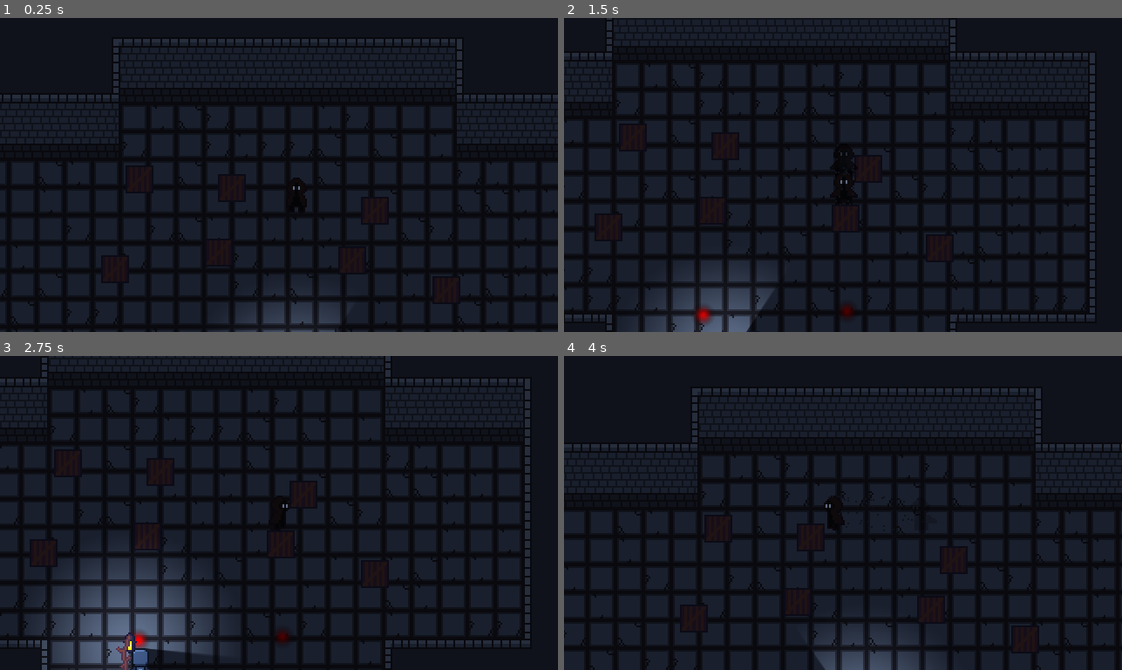
Above: before the commit, frames 1-4 (two rows, left to right).
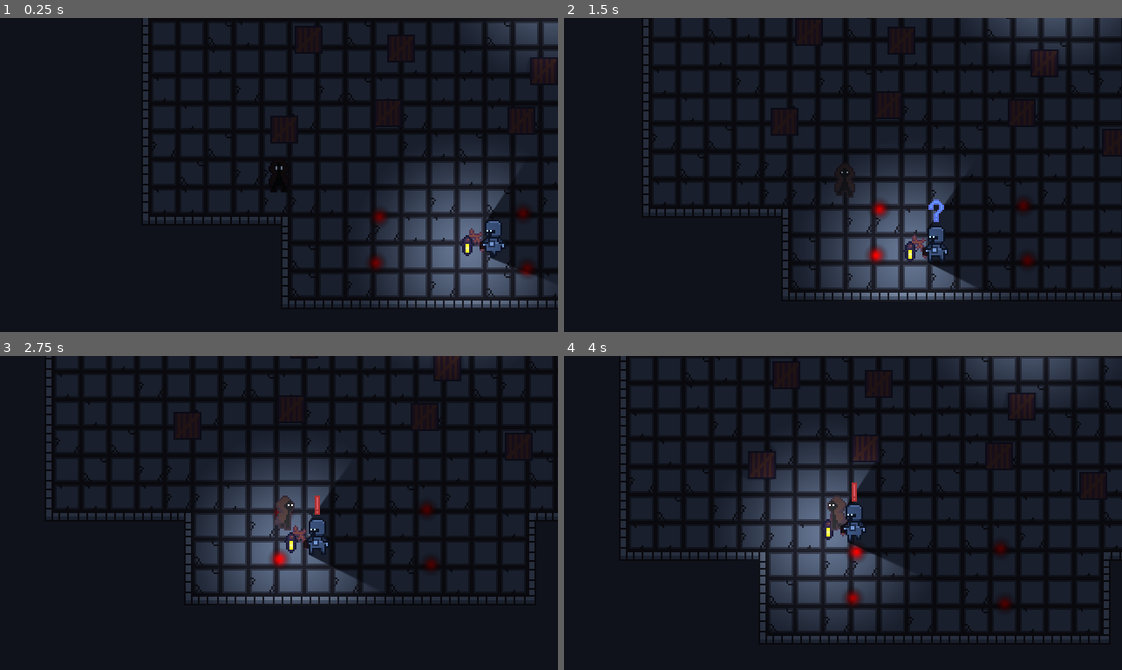
Above: after the commit, the same moments.

Repository: Pokehunter88/Snuffwick
Game: Godot game, scene res://Scenes/test_scene.tscn
Same seed, same stepped clock (60 frames per second), same inputs: the game is played once before the commit and once after it.
Inputs:
- Up to frame 1 (0.25 s): no input
- Up to frame 2 (1.5 s): hold D (move_right) 0.53-1.28 s; tap E (interact) at 0.6 s; hold S (move_down) from 1.28 s (still down); tap Shift (dash) at 1.35 s
- Up to frame 3 (2.75 s): tap E (interact) at 1.55, 2.1 s; release S (move_down) at 2.03 s; hold D (move_right) from 2.03 s (still down)
- Up to frame 4 (4 s): release D (move_right) at 2.78 s; hold W (move_up) 2.78-3.53 s; tap E (interact) at 2.85, 3.8 s; hold A (move_left) from 3.53 s (still down); tap Shift (dash) at 3.6 s

The runs differ from the first frame. In frame 1, 16% of the frame differs, in the area x 0-100%, y 0-100%; in frame 2, 29%; in frame 3, 30%; in frame 4, 26%.

Commit message:
changed guard follow behavior

Diff:
--- a/Scenes/test_scene.tscn
+++ b/Scenes/test_scene.tscn
@@ -354,7 +354,7 @@
 [node name="Player" parent="." unique_id=1043669616 instance=ExtResource("1_g7g4h")]
 unique_name_in_owner = true
 z_index = 2
-position = Vector2(170, 201)
+position = Vector2(-44, 338)
 
 [node name="Camera2D" type="Camera2D" parent="." unique_id=868219299 node_paths=PackedStringArray("player")]
 script = ExtResource("2_j8ivh")
@@ -393,8 +393,7 @@
 position = Vector2(-163, 355)
 
 [node name="Candle" parent="." unique_id=1483222600 instance=ExtResource("7_wtsjf")]
-visible = false
-position = Vector2(310, 155)
+position = Vector2(269, 109)
 
 [node name="Guard Marker" parent="." unique_id=546642490 instance=ExtResource("8_h3xc6")]
 position = Vector2(67, 439)
--- a/project.godot
+++ b/project.godot
@@ -73,6 +73,11 @@
 "events": [Object(InputEventKey,"resource_local_to_scene":false,"resource_name":"","device":-1,"window_id":0,"alt_press …(192 unchanged characters)…
 ]
 }
+restart={
+"deadzone": 0.2,
+"events": [Object(InputEventKey,"resource_local_to_scene":false,"resource_name":"","device":-1,"window_id":0,"alt_pressed":false,"shift_pressed":false,"ctrl_pressed":false,"meta_pressed":false,"pressed":false,"keycode":0,"physical_keycode":82,"key_label":0,"unicode":114,"location":0,"echo":false,"script":null)
+]
+}
 
 [layer_names]
 
--- a/scenes/guard.tscn
+++ b/scenes/guard.tscn
@@ -447,9 +447,7 @@
 light_mask = 2
 scale = Vector2(2, 2)
 sprite_frames = SubResource("SpriteFrames_bcvot")
-animation = &"down_walk"
-frame = 1
-frame_progress = 0.5628586
+animation = &"right_walk"
 script = ExtResource("3_gn8tx")
 simplification_epsilon = 0.0
 
@@ -466,6 +464,7 @@
 position = Vector2(7, 20)
 scale = Vector2(0.5, 0.5)
 is_object = false
+can_disable = false
 
 [node name="StateSprite" type="AnimatedSprite2D" parent="GuardSprite" unique_id=668910855]
 material = SubResource("CanvasItemMaterial_qs8vo")
--- a/scenes/main_light.tscn
+++ b/scenes/main_light.tscn
@@ -18,7 +18,6 @@
 texture = SubResource("GradientTexture2D_s36qc")
 texture_scale = 5.03
 script = ExtResource("1_vwd7g")
-radius = 120.0
 
 [node name="ObjectLight" type="PointLight2D" parent="." unique_id=1933508581]
 range_item_cull_mask = 2
--- a/scripts/camera_2d.gd
+++ b/scripts/camera_2d.gd
@@ -4,6 +4,9 @@
 @export var speed: float
 
 var last_position := Vector2.ZERO
+
+func _ready() -> void:
+	global_position = player.global_position
 
 func _physics_process(delta: float) -> void:
 	var currentPosition
--- a/scripts/guard.gd
+++ b/scripts/guard.gd
@@ -1,6 +1,7 @@
 extends CharacterBody2D
 
 @onready var sprite: AnimatedSprite2D = $GuardSprite
+@onready var lantern_sprite: AnimatedSprite2D = $GuardSprite/StickLantern
 @onready var state_sprite: AnimatedSprite2D = $GuardSprite/StateSprite
 @onready var player: CharacterBody2D = %Player
 
@@ -11,20 +12,26 @@
 
 @export var marker_change_distance: float = 10.0
 
-@export var suspicious_length: float = 0.7
+@export var suspicious_length: float = 1.0
 @export var suspicious_linger_length: float = 3.0
 
-var marker_index: int = 0.0
+var marker_index: int = 0
 
 var ray_start := Vector2.ZERO
 var ray_end := Vector2.ZERO
 var is_colliding := false
 
-var state = 0.0
+enum State { PATROL, SUSPICIOUS, ALERT }
+var state: State = State.PATROL
+
+enum SuspiciousState { WAITING, MOVING, LOOKING }
+var suspicious_state: SuspiciousState = SuspiciousState.WAITING
 
 var player_in_sight := false
 var suspicious_time = 0.0
 var suspicious_linger_time = 0.0
+
+var last_seen_player := Vector2.ZERO
 
 func _ready() -> void:
 	state_sprite.play("none")
@@ -32,7 +39,7 @@
 func _physics_process(delta: float) -> void:
 	var move_dir = Vector2.ZERO
 
-	if state == 0:
+	if state == State.PATROL:
 		if markers.size() != 0:
 			move_dir = markers[marker_index].global_position - global_position
 
@@ -40,8 +47,29 @@
 				marker_index += 1
 				if marker_index == markers.size():
 					marker_index = 0
-	else:
-		move_dir = player.global_position - global_position
+	elif state == State.SUSPICIOUS:
+		if suspicious_state == SuspiciousState.WAITING:
+			if !player_in_sight:
+				suspicious_state = SuspiciousState.MOVING
+				sprite.speed_scale = 1.0
+				lantern_sprite.speed_scale = 1.0
+		else:
+			if suspicious_state == SuspiciousState.MOVING:
+				move_dir = last_seen_player - global_position
+				if global_position.distance_to(last_seen_player) < 5:
+					suspicious_state = SuspiciousState.LOOKING
+					suspicious_linger_time = suspicious_linger_length
+					sprite.speed_scale = 0.0
+					sprite.frame = 0
+					lantern_sprite.speed_scale = 0.0
+					lantern_sprite.frame = 0
+			if player_in_sight:
+				_change_state(State.SUSPICIOUS)
+	elif state == State.ALERT:
+		if global_position.distance_to(player.global_position) > 20:
+			move_dir = player.global_position - global_position
+		else:
+			player.velocity = (player.global_position - global_position).normalized() * 400
 
 	if move_dir != Vector2.ZERO:
 		velocity = speed * move_dir.normalized()
@@ -55,27 +83,50 @@
 	var old_player_in_sight = player_in_sight
 	_look_for_player()
 
-	if state == 0:
+	if state == State.PATROL:
 		if player_in_sight:
 			if !old_player_in_sight:
 				if suspicious_linger_time <= 0:
 					suspicious_time = 1
-				else:
-					suspicious_time = 0
-				state_sprite.play("suspicious")
+					_change_state(State.SUSPICIOUS)
+	elif state == State.SUSPICIOUS:
+		if player_in_sight:
 			suspicious_time -= delta
 
 			if suspicious_time <= 0:
-				state = 1
-				state_sprite.play("alert")
+				_change_state(State.ALERT)
 		else:
-			if suspicious_time > 0 and old_player_in_sight:
-				suspicious_linger_time = suspicious_linger_length
+			if suspicious_state == SuspiciousState.LOOKING:
+				if suspicious_linger_time > 0:
+					suspicious_linger_time -= delta
+					state_sprite.modulate = Color(1, 1, 1, clamp(suspicious_linger_time, 0, 1))
+				else:
+					_change_state(State.PATROL)
 
-			if suspicious_linger_time > 0:
-				suspicious_linger_time -= delta
-			else:
-				state_sprite.play("none")
+func _change_state(new_state: State):
+	if new_state == State.PATROL:
+		state_sprite.play("none")
+	elif new_state == State.SUSPICIOUS:
+		state_sprite.play("suspicious")
+		suspicious_state = SuspiciousState.WAITING
+
+		last_seen_player = player.global_position
+		velocity = last_seen_player - global_position
+		_turn_animation()
+		velocity = Vector2.ZERO
+		sprite.speed_scale = 0.0
+		sprite.frame = 0
+		lantern_sprite.speed_scale = 0.0
+		lantern_sprite.frame = 0
+	elif new_state == State.ALERT:
+		state_sprite.play("alert")
+
+	if new_state != State.SUSPICIOUS:
+		sprite.speed_scale = 1.0
+		lantern_sprite.speed_scale = 1.0
+
+	state_sprite.modulate = Color(1, 1, 1, 1)
+	state = new_state
 
 func _turn_animation():
 	if velocity != Vector2.ZERO:
@@ -94,9 +145,6 @@
 	var origin = global_position
 	var end = player.global_position
 
-	#if origin.distance_to(end) < interact_distance:
-		#_check_interact(light_source)
-
 	var space_state = get_world_2d().direct_space_state
 
 	var query = PhysicsRayQueryParameters2D.create(origin, end)
@@ -110,8 +158,11 @@
 	else:
 		is_colliding = false
 
+	 #and player.light_manager.lights.has($GuardSprite/MainLight)
 	if is_colliding and player.in_light:
 		player_in_sight = true
+		if player.light_manager.in_alert_light:
+			_change_state(State.ALERT)
 	else:
 		player_in_sight = false
 
--- a/scripts/guard_sprite.gd
+++ b/scripts/guard_sprite.gd
@@ -41,7 +41,7 @@
 		var occluder_node := $LightOccluder2D
 		occluder_node.occluder = occluder_poly
 
-func _process(delta: float) -> void:
+func _process(_delta: float) -> void:
 	#$MainLight.position = $MainLight.position.lerp(light_position, delta * light_speed)
 	$MainLight.position = light_position
 
--- a/scripts/light.gd
+++ b/scripts/light.gd
@@ -1,7 +1,10 @@
 extends PointLight2D
+class_name Light
 
-@export var radius: float = 10.0
+@export var radius: float = 120.0
+@export var alert_radius: float = 80.0
 @export var is_object: bool = true
+@export var can_disable: bool = true
 
 func enable():
 	enabled = true
@@ -10,8 +13,9 @@
 		get_parent().frame = 0
 
 func disable():
-	enabled = false
-	$ObjectLight.enabled = false
-	if is_object:
-		if get_parent().hframes > 1:
-			get_parent().frame = 1
+	if can_disable:
+		enabled = false
+		$ObjectLight.enabled = false
+		if is_object:
+			if get_parent().hframes > 1:
+				get_parent().frame = 1
--- a/scripts/light_manager.gd
+++ b/scripts/light_manager.gd
@@ -15,6 +15,8 @@
 var is_colliding := []
 
 var in_light := false
+var in_alert_light := false
+var lights: Array[Light] = []
 
 func _process(_delta: float) -> void:
 	var currently_in_light := false
@@ -22,14 +24,19 @@
 	ray_start = []
 	ray_end = []
 	is_colliding = []
+	in_alert_light = false
+
+	lights = []
 	for light_source in light_sources:
 		var origin = light_source.global_position
 		var end = global_position
 
-		if origin.distance_to(end) > light_source.radius or !light_source.enabled or !light_source.is_visible_in_tree():
+		var distance = origin.distance_to(end)
+
+		if distance > light_source.radius or !light_source.enabled or !light_source.is_visible_in_tree():
 			continue
 
-		if origin.distance_to(end) < interact_distance:
+		if distance < interact_distance:
 			_check_interact(light_source)
 
 		var space_state = get_world_2d().direct_space_state
@@ -42,19 +49,20 @@
 		if result:
 			ray_end.append(result.position)
 			currently_in_light = currently_in_light or result.collider.name == "Player"
+			lights.append(light_source)
 			is_colliding.append(result.collider.name == "Player")
+
+			in_alert_light = in_alert_light or distance < light_source.alert_radius
 		else:
 			ray_end.append(end)
 			is_colliding.append(false)
 
-	if currently_in_light:
-		if !in_light:
-			player_in_light.emit()
-		in_light = true
-	else:
-		if in_light:
-			player_in_dark.emit()
-		in_light = false
+	if currently_in_light and !in_light:
+		player_in_light.emit()
+	elif !currently_in_light and in_light:
+		player_in_dark.emit()
+
+	in_light = currently_in_light
 
 	if Input.is_action_just_pressed("debug"):
 		show_debug_lines = !show_debug_lines
--- a/scripts/player.gd
+++ b/scripts/player.gd
@@ -37,6 +37,8 @@
 func _process(_delta: float) -> void:
 	if Input.is_action_just_pressed("quit"):
 		get_tree().quit()
+	if Input.is_action_just_pressed("restart"):
+		get_tree().reload_current_scene()
 
 	#shader.set_shader_parameter("light_amount", clamp(((global_position.x - 170) / 50) + 0.5, 0, 1))
 
@@ -49,7 +51,11 @@
 		#move_dir = Vector2.ZERO
 
 	if move_dir != Vector2.ZERO:
-		velocity = speed * move_dir.normalized()
+		if velocity.length() > speed:
+			velocity.x = move_toward(velocity.x, speed * move_dir.normalized().x, delta * deaccelertion)
+			velocity.y = move_toward(velocity.y, speed * move_dir.normalized().y, delta * deaccelertion)
+		else:
+			velocity = speed * move_dir.normalized()
 	else:
 		velocity.x = move_toward(velocity.x, 0, delta * deaccelertion)
 		velocity.y = move_toward(velocity.y, 0, delta * deaccelertion)
@@ -180,8 +186,3 @@
 		shader.set_shader_parameter("squint", false)
 		player_sprite.speed_scale = 1.0
 		speed = in_dark_speed
-
-#func _on_hitbox_body_entered(body: Node2D) -> void:
-	#if body is Enemy:
-		#died.emit()
-		#queue_free()
